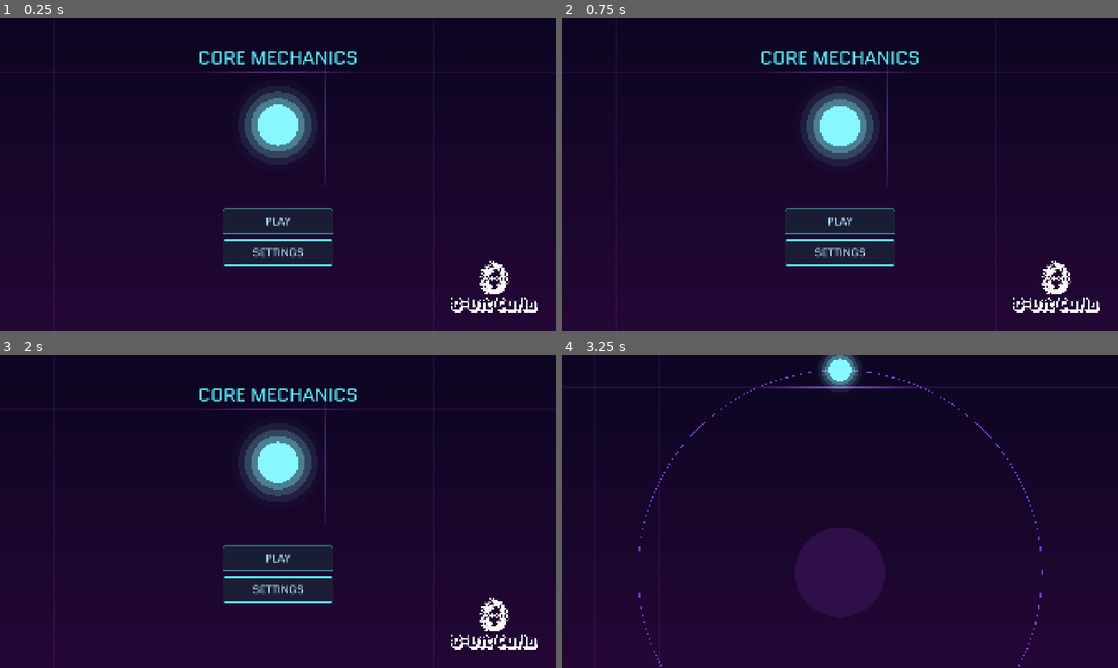
Above: before the commit, frames 1-4 (two rows, left to right).
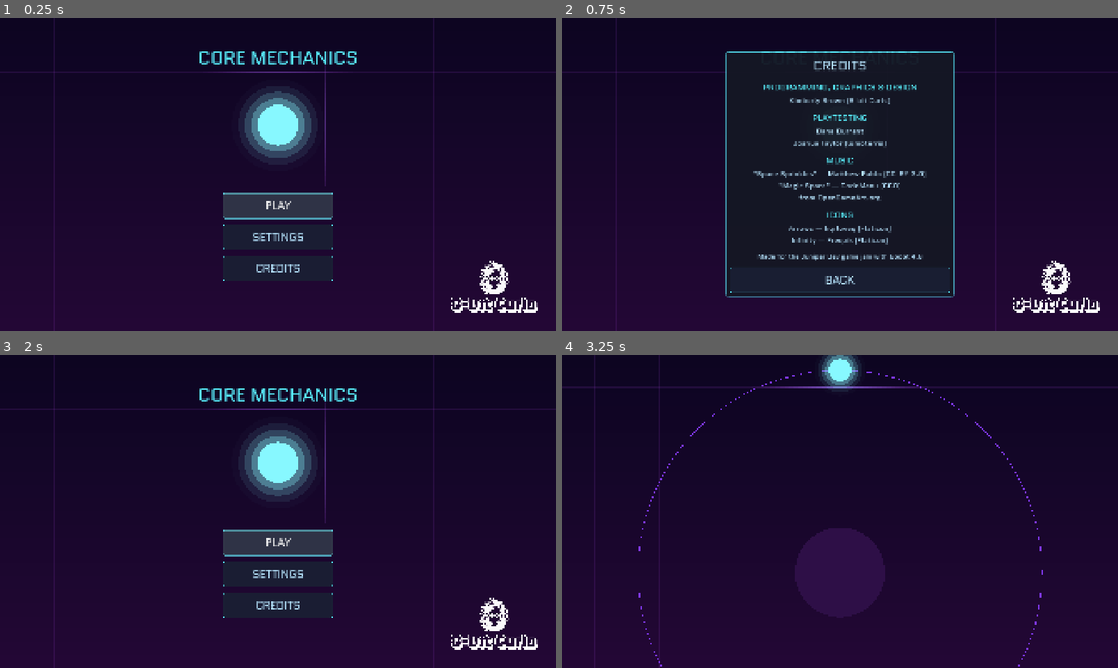
Above: after the commit, the same moments.

Repository: kjbrown-sandbox/juniper-dev-gamejam
Game: Godot game, scene res://MainMenu.tscn
The game is run twice, just before and just after one commit, with the same random seed, the same clock (stepped at 60 frames per second) and the same inputs.
Inputs (mouse positions are in pixels of both pictures, inside the frame that each line leads up to):
- Up to frame 1 (0.25 s): no input
- Up to frame 2 (0.75 s): click (840, 268) at 0.5 s, where only the run after the commit has a clickable "CREDITS"
- Up to frame 3 (2 s): click (278, 617) at 1.25 s, where only the run after the commit has a clickable "BACK"
- Up to frame 4 (3.25 s): click "PLAY" at 2 s; tap Enter at 2.75 s; move the mouse to (962, 495) at 2.77 s; hold Right from 2.78 s (still down); hold F from 2.78 s (still down); click (962, 495) at 2.92 s; tap Space at 3.02 s

The runs differ from the first frame. In frame 1, 2.0% of the frame differs, in the area x 40-60%, y 55-84%; in frame 2, 6.7%, in the area x 29-71%, y 10-90%; in frame 3, 2.0%; in frame 4, nothing differs.

Commit message:
Main menu: focus PLAY, add Credits panel
Grab keyboard focus on PLAY at launch (and on closing panels) so the menu
is navigable by keyboard; make the focus style visible. Add a CREDITS button
opening a sectioned panel (caps headers, larger fonts) and record music + icon
attributions in CREDITS.md.

Co-Authored-By: Claude Opus 4.8 (1M context) <noreply@anthropic.com>

Diff:
--- a/MainMenu.gd
+++ b/MainMenu.gd
@@ -1,4 +1,5 @@
 extends Node2D
+class_name MainMenu
 # Main menu — its OWN scene (project main_scene). PLAY loads Game.tscn; SETTINGS opens a
 # volume panel. Drawn to feel like the game: same VisualStyle palette, the neon grid (here
 # zoomed-in so only a "tiny piece" shows = big cells), and a glowing hero moon — the object
@@ -31,14 +32,29 @@
 var volume := DEFAULT_VOLUME
 var state := "menu"                 # menu | intro
 var intro_t := 0.0
+# Set by the victory screen's "Play again" so the menu skips straight into the intro -> Game.tscn,
+# landing on the same first frame a normal PLAY would.
+static var skip_to_intro := false
 
 const LOGO_W := 300.0               # bottom-right brand mark width (px); height follows the art's aspect
 const LOGO_MARGIN := 64.0           # px from the bottom-right corner
+
+# Jam rule: credit everything you didn't make (also tracked in CREDITS.md → itch description).
+# Each entry is [SECTION HEADER (caps), body]. The infinity icon still needs a source.
+const CREDITS_SECTIONS := [
+	["PROGRAMMING, GRAPHICS & DESIGN", "Kimberly Brown (8-bit Curls)"],
+	["PLAYTESTING", "Dane Durrant\nJoshua Taylor (lumoterris)"],
+	["MUSIC", "\"Space Sprinkles\" — Matthew Pablo (CC-BY 3.0)\n\"Magic Space\" — CodeManu (CC0)\nfrom OpenGameArt.org"],
+	["ICONS", "Arrows — hqrloveq (Flaticon)\nInfinity — Freepik (Flaticon)"],
+]
+const CREDITS_FOOTER := "Made for the Juniper Dev game jam with Godot 4.6"
 
 var _ui: CanvasLayer
 var _title: Label
 var _menu_box: Control
+var _play_btn: Button
 var _settings_box: Control
+var _credits_box: Control
 var _logo: TextureRect
 var _pct_label: Label
 var _music: AudioStreamPlayer
@@ -53,6 +69,9 @@
 	_set_volume(volume)
 	_build_music()
 	_build_ui()
+	if skip_to_intro:
+		skip_to_intro = false
+		_on_play()   # "Play again" -> run the same moon-fall transition straight into a new game
 
 
 func _process(delta: float) -> void:
@@ -263,10 +282,14 @@
 	vb.add_theme_constant_override("separation", 20)
 	var play_btn := _make_button("PLAY")
 	play_btn.pressed.connect(_on_play)
+	_play_btn = play_btn
 	var settings_btn := _make_button("SETTINGS")
 	settings_btn.pressed.connect(_on_settings)
+	var credits_btn := _make_button("CREDITS")
+	credits_btn.pressed.connect(_on_credits)
 	vb.add_child(play_btn)
 	vb.add_child(settings_btn)
+	vb.add_child(credits_btn)
 	_menu_box.add_child(vb)
 	_ui.add_child(_menu_box)
 
@@ -305,6 +328,32 @@
 	_settings_box.visible = false
 	_ui.add_child(_settings_box)
 
+	# Credits panel, dead-center, hidden until CREDITS pressed.
+	_credits_box = _make_center()
+	var cpanel := PanelContainer.new()
+	cpanel.add_theme_stylebox_override("panel", _sb(Color(0.08, 0.09, 0.14, 0.96), style.moon_slow))
+	var cv := VBoxContainer.new()
+	cv.add_theme_constant_override("separation", 20)
+	cv.custom_minimum_size = Vector2(760, 0)
+	cv.add_child(_make_label("CREDITS", 46))
+	# Each section: a caps header (cyan accent) tight above its body, grouped in its own VBox.
+	for sec in CREDITS_SECTIONS:
+		var sv := VBoxContainer.new()
+		sv.add_theme_constant_override("separation", 4)
+		var head := _make_label(sec[0], 30)
+		head.add_theme_color_override("font_color", style.moon_slow)
+		sv.add_child(head)
+		sv.add_child(_make_label(sec[1], 26))
+		cv.add_child(sv)
+	cv.add_child(_make_label(CREDITS_FOOTER, 24))
+	var credits_back := _make_button("BACK")
+	credits_back.pressed.connect(_on_credits_back)
+	cv.add_child(credits_back)
+	cpanel.add_child(cv)
+	_credits_box.add_child(cpanel)
+	_credits_box.visible = false
+	_ui.add_child(_credits_box)
+
 	# 8-bit Curls brand mark, pinned to the bottom-right corner.
 	_logo = TextureRect.new()
 	_logo.texture = load("res://assets/icons/8bit-curls-logo-white.png")
@@ -320,6 +369,9 @@
 	_logo.offset_bottom = -LOGO_MARGIN
 	_ui.add_child(_logo)
 
+	# Focus PLAY so the menu is keyboard-navigable from launch (Space/Enter activates, arrows move).
+	_play_btn.grab_focus()
+
 
 func _make_center() -> Control:
 	var cc := CenterContainer.new()
@@ -352,7 +404,8 @@
 	b.add_theme_stylebox_override("normal", _sb(base, border))
 	b.add_theme_stylebox_override("hover", _sb(base.lightened(0.10), border.lightened(0.15)))
 	b.add_theme_stylebox_override("pressed", _sb(base.darkened(0.10), border))
-	b.add_theme_stylebox_override("focus", _sb(base, border))
+	# Focus reads like hover so keyboard navigation shows which button is selected.
+	b.add_theme_stylebox_override("focus", _sb(base.lightened(0.10), border.lightened(0.15)))
 	return b
 
 
@@ -389,6 +442,18 @@
 func _on_back() -> void:
 	_settings_box.visible = false
 	_menu_box.visible = true
+	_play_btn.grab_focus()
+
+
+func _on_credits() -> void:
+	_menu_box.visible = false
+	_credits_box.visible = true
+
+
+func _on_credits_back() -> void:
+	_credits_box.visible = false
+	_menu_box.visible = true
+	_play_btn.grab_focus()
 
 
 func _on_volume_changed(v: float) -> void:
Not shown, changed: CREDITS.md
